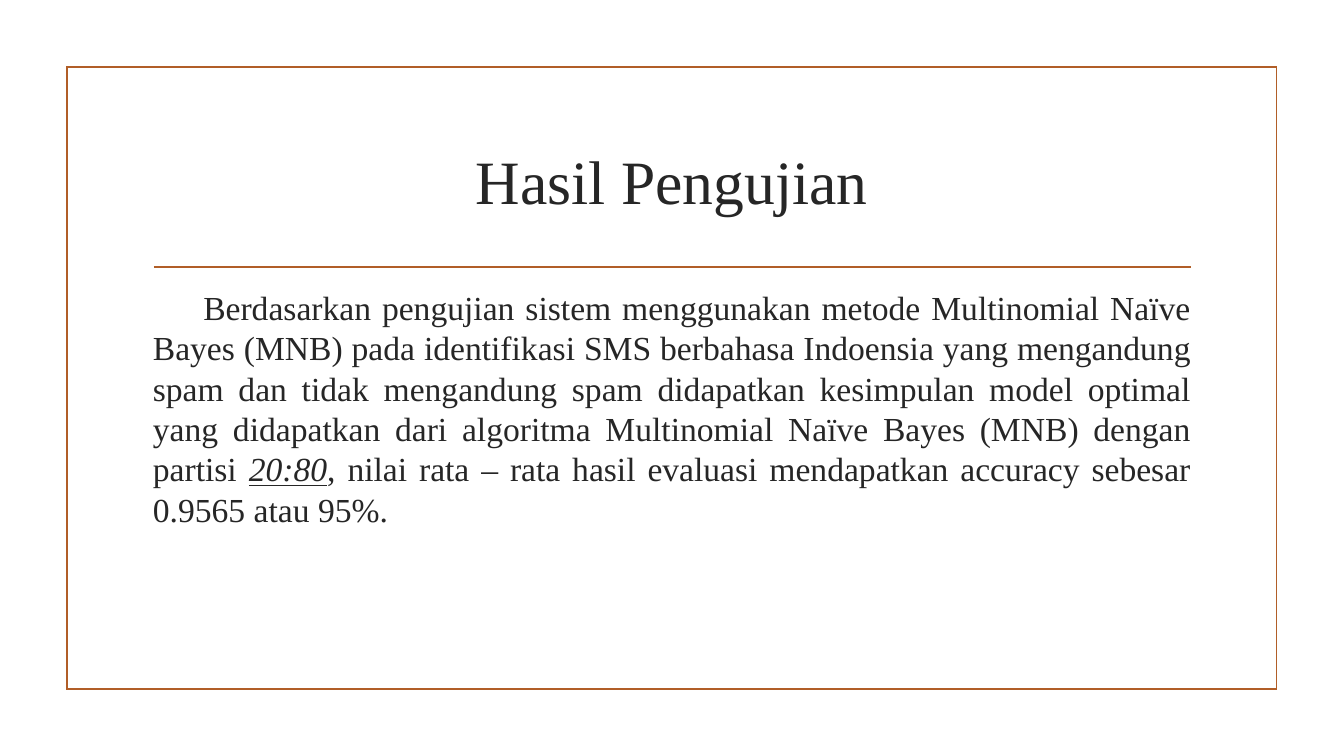
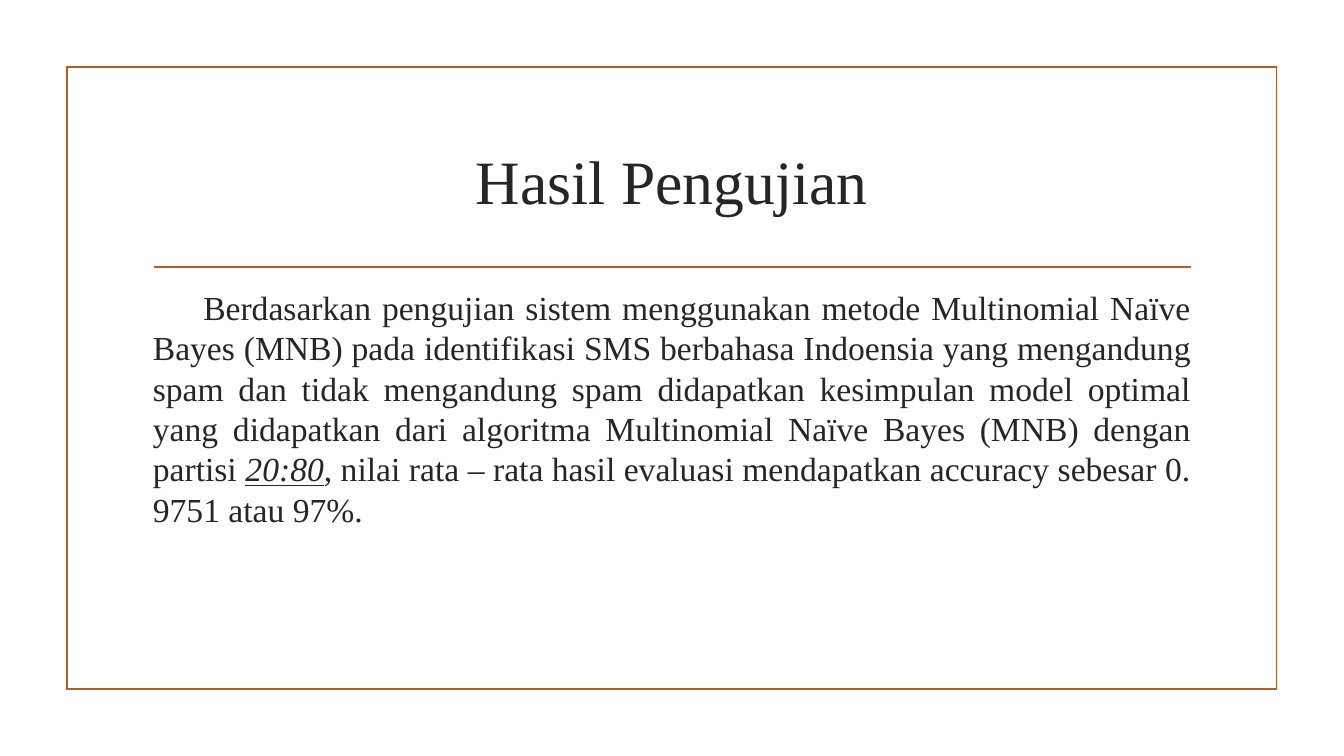
Before and after one commit to zakyyusuff/sidan-internship-1, a slide deck: slide 14 of draf resmi/presentasi.pptx. Drawn at 1344x756 pixels with LibreOffice and Linux fonts; fonts in the diff are those of the drawing; background and template pictures are left out. Boxes give left, top, right and bottom in pixels: in the first picture for what was removed or moved away, otherwise in the second. Text is boxed around its words. In the diff, an @@ line names an element or a change of style, - is before the commit and + after.

```diff
--- a/draf resmi/presentasi.pptx
+++ b/draf resmi/presentasi.pptx
@@ text at [153, 296, 1191, 523]: text changed @@
-Berdasarkan pengujian sistem menggunakan metode Multinomial Naïve Bayes (MNB) pada identifikasi SMS berbahasa Indoensia yang mengandung spam dan tidak mengandung spam didapatkan kesimpulan model optimal yang didapatkan dari algoritma Multinomial Naïve Bayes (MNB) dengan partisi 20:80, nilai rata – rata hasil evaluasi mendapatkan accuracy sebesar 0.9565 atau 95%.
+Berdasarkan pengujian sistem menggunakan metode Multinomial Naïve Bayes (MNB) pada identifikasi SMS berbahasa Indoensia yang mengandung spam dan tidak mengandung spam didapatkan kesimpulan model optimal yang didapatkan dari algoritma Multinomial Naïve Bayes (MNB) dengan partisi 20:80, nilai rata – rata hasil evaluasi mendapatkan accuracy sebesar 0. 9751 atau 97%.
```
